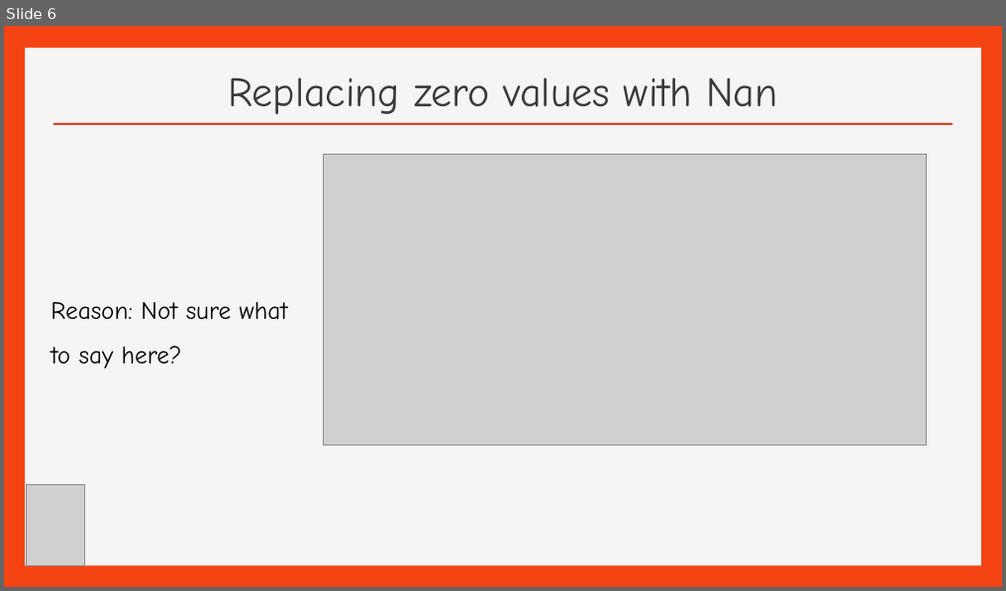
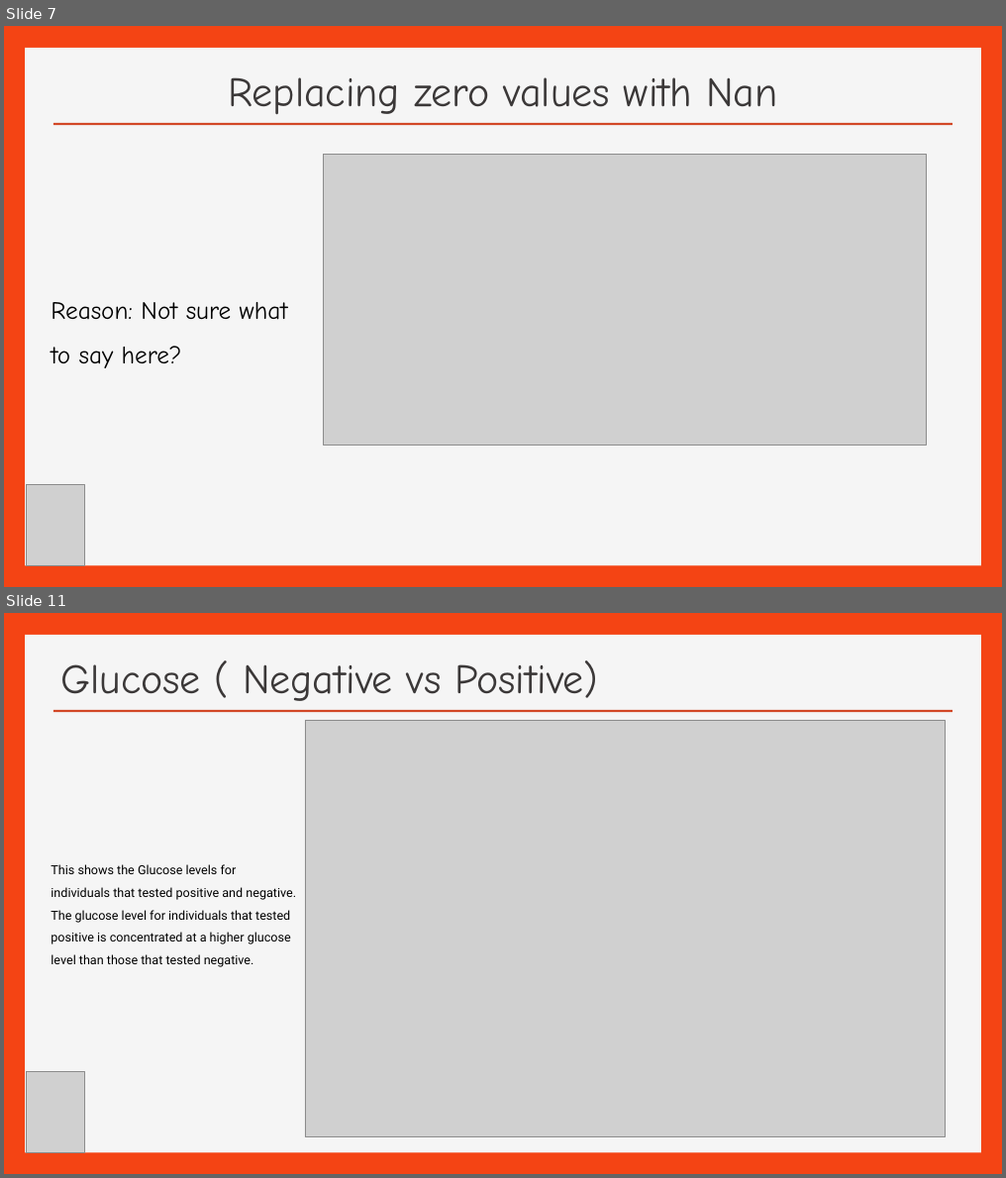
Before and after one commit to efreier12/Final-Project, a slide deck: Pima Indian Diabetes ( Final Project).ppt. Shown one above the other, each under a label of ours: slide 6 before the commit, slides 7 and 11 after it; the slides between them are not shown. The pictures are 1006x591 and 1006x1178 pixels, drawn with LibreOffice and Linux fonts; fonts in the diff are those of the drawing; grey boxes stand for pictures; background and template pictures are left out. Boxes give left, top, right and bottom in pixels: in the first picture for what was removed or moved away, otherwise in the second. Text is boxed around its words. In the diff, an @@ line names an element or a change of style, - is before the commit and + after.

```diff
--- a/Pima Indian Diabetes ( Final Project).ppt
+++ b/Pima Indian Diabetes ( Final Project).ppt
@@ slide 11 added at box(4, 613, 1002, 1174), background #F44414; not listed: 2 template elements that a slide beside it also shows @@
@@ title added at box(61, 661, 598, 701), 40 pt, text #3B3838 @@
+Glucose ( Negative vs Positive)
@@ picture added at box(305, 720, 945, 1138) @@
@@ text added at box(51, 864, 296, 967), 12 pt, text #000000 @@
+This shows the Glucose levels for individuals that tested positive and negative. The glucose level for individuals that tested positive is concentrated at a higher glucose level than those that tested negative.
@@ picture added at box(26, 1072, 84, 1153) @@
@@ what was slide 6 is now slide 7 @@
```
Also in this commit, not shown: 4 slides changed, 3 other slides added, 3 slides removed.
